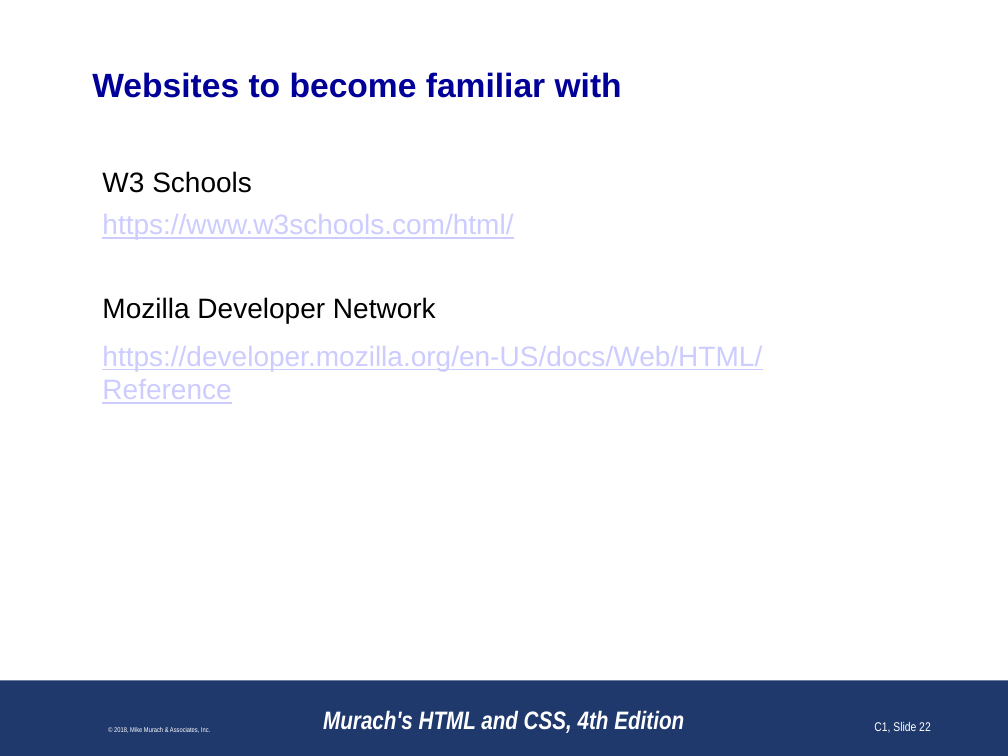
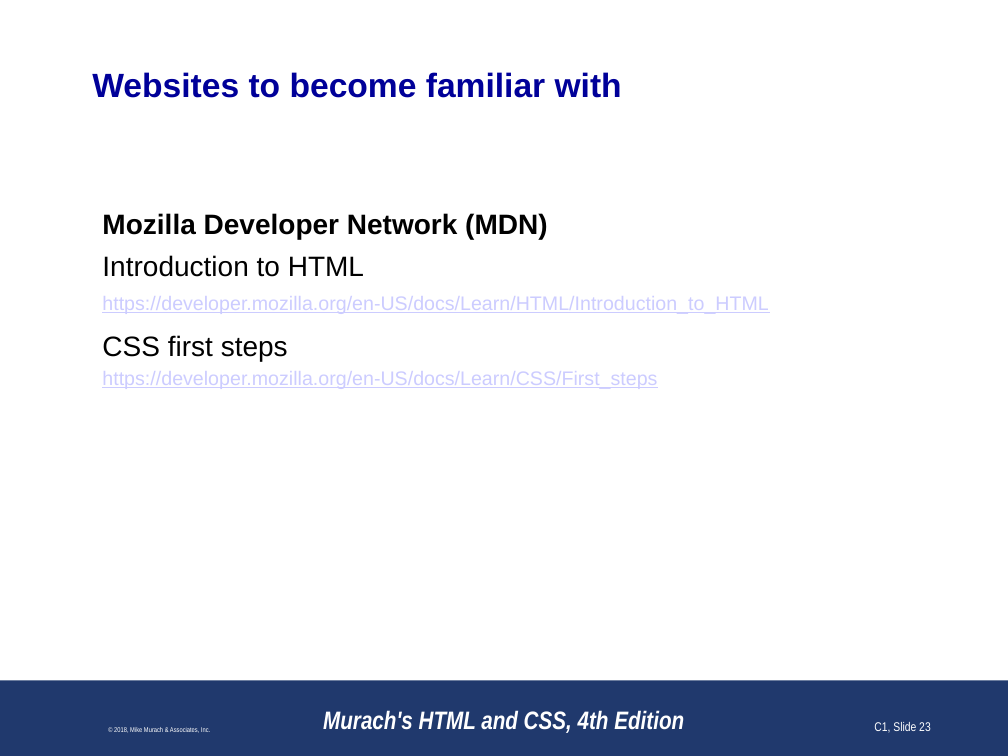
Before and after one commit to paulsmithkc/awd1000_base_lab_and_homework, a slide deck: slide 23 of murach_html_4e/slides/Chapter 1 slides (Revised).pptx (slide 22 before the commit). Drawn at 1008x756 pixels with LibreOffice and Linux fonts; fonts in the diff are those of the drawing; background and template pictures are left out. Boxes give left, top, right and bottom in pixels: in the first picture for what was removed or moved away, otherwise in the second. Text is boxed around its words. In the diff, an @@ line names an element or a change of style, - is before the commit and + after.

```diff
--- a/murach_html_4e/slides/Chapter 1 slides (Revised).pptx
+++ b/murach_html_4e/slides/Chapter 1 slides (Revised).pptx
@@ text at bbox=[102, 213, 768, 389]: text changed; size 20 to 14 pt @@
-W3 Schools
-https://www.w3schools.com/html/
-Mozilla Developer Network
-https://developer.mozilla.org/en-US/docs/Web/HTML/Reference
+Mozilla Developer Network (MDN)
+Introduction to HTML
+https://developer.mozilla.org/en-US/docs/Learn/HTML/Introduction_to_HTML
+CSS first steps
+https://developer.mozilla.org/en-US/docs/Learn/CSS/First_steps
@@ page number at bbox=[874, 722, 931, 733]: text changed @@
-C1, Slide 22
+C1, Slide 23
```
Also in this commit, not shown: 21 other slides changed.
